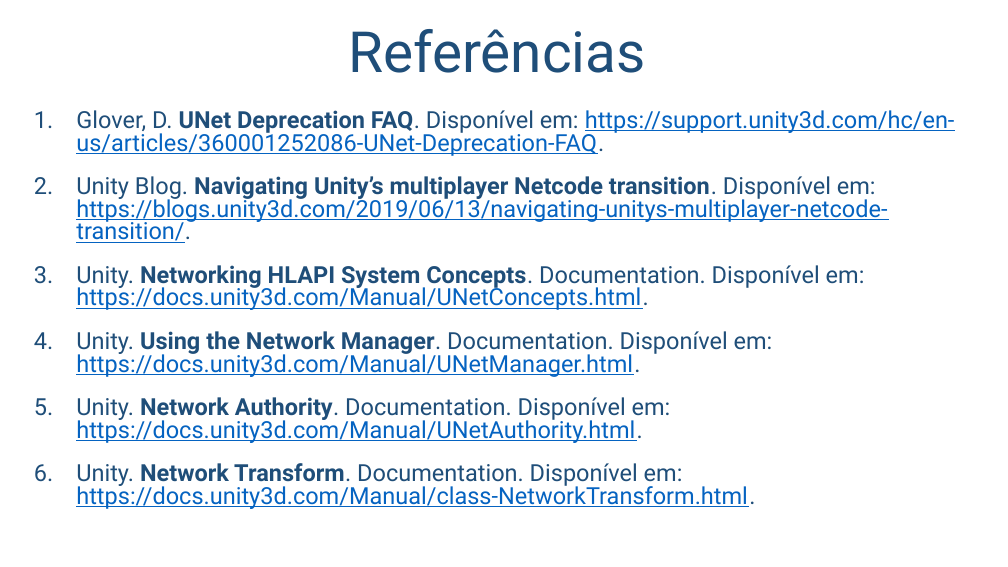
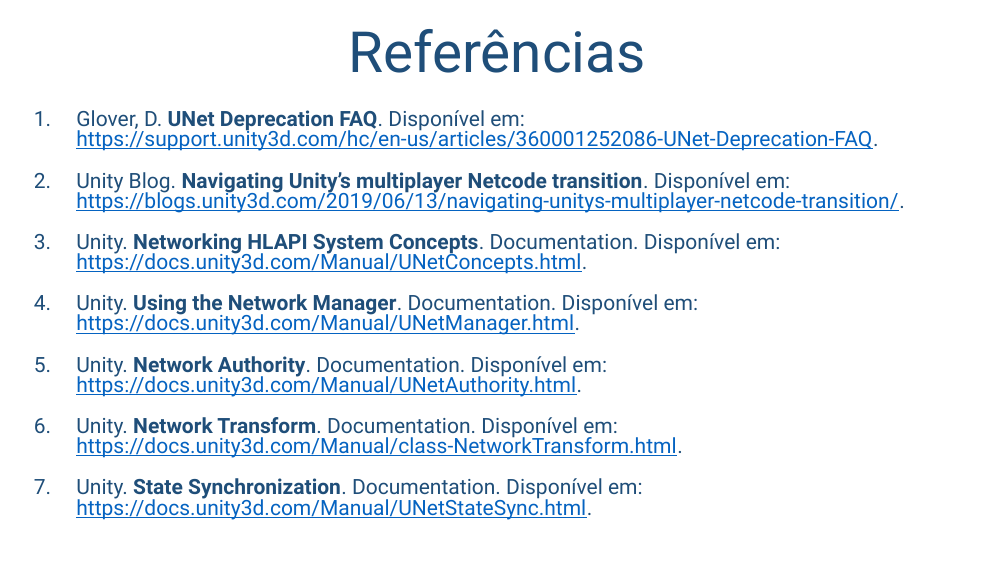
Before and after one commit to salmo-jr/public-slides, a slide deck: slide 22 of unity-multiplayer.pptx (slide 19 before the commit). Drawn at 1008x567 pixels with LibreOffice and Linux fonts; fonts in the diff are those of the drawing; background and template pictures are left out. Boxes give left, top, right and bottom in pixels: in the first picture for what was removed or moved away, otherwise in the second. Text is boxed around its words. In the diff, an @@ line names an element or a change of style, - is before the commit and + after.

Commit message:
adição de slides sobre SyncVars

```diff
--- a/unity-multiplayer.pptx
+++ b/unity-multiplayer.pptx
@@ text at (76,110,904,458): size 22.4 to 20 pt in "Glover, D. UNet Deprecation FAQ. Disponível em: ...", "Unity Blog. Navigating Unity’s multiplayer Netcode transitio ...", "Unity. Networking HLAPI System Concepts. Documentation. Disp ...", "Unity. Using the Network Manager. Documentation. Disponível ..." and 2 more places @@
@@ text at (76,478,643,520): paragraph added @@
+7. Unity. State Synchronization. Documentation. Disponível em: https://docs.unity3d.com/Manual/UNetStateSync.html.
```
Also in this commit, not shown: 3 slides added.
